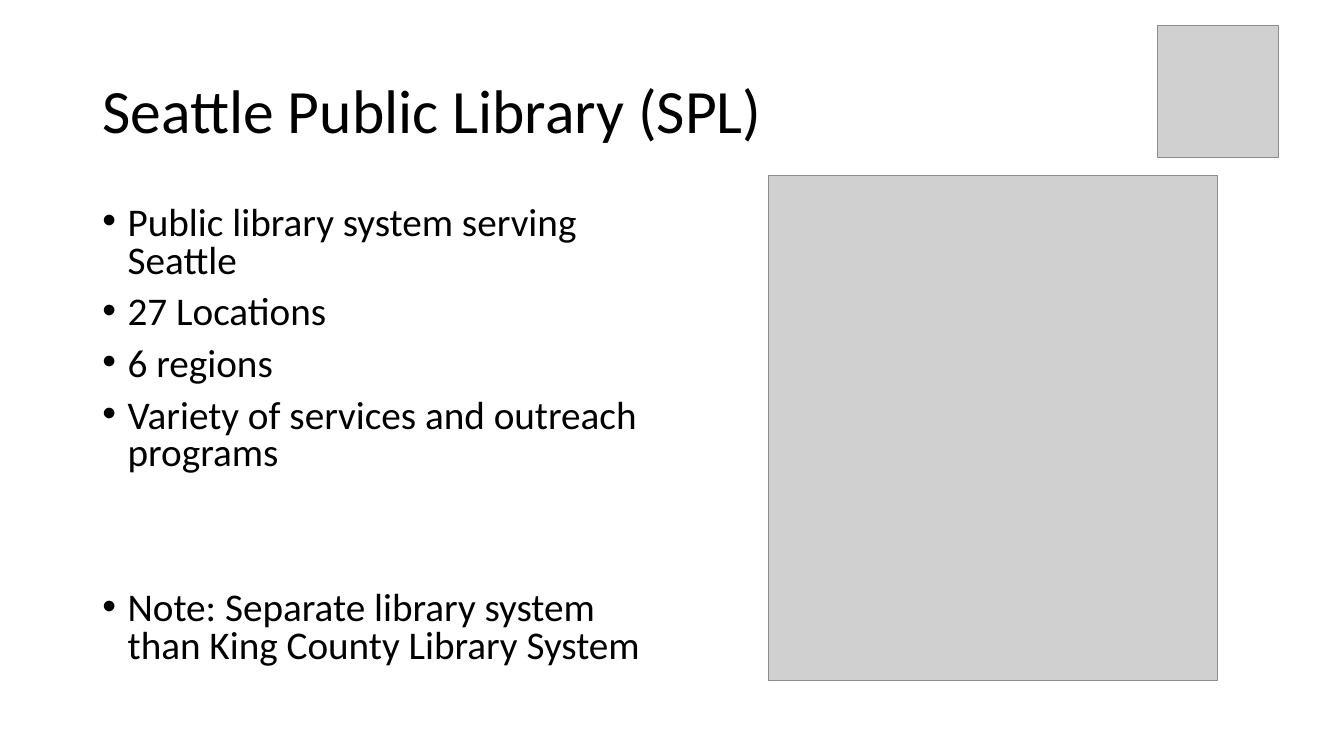
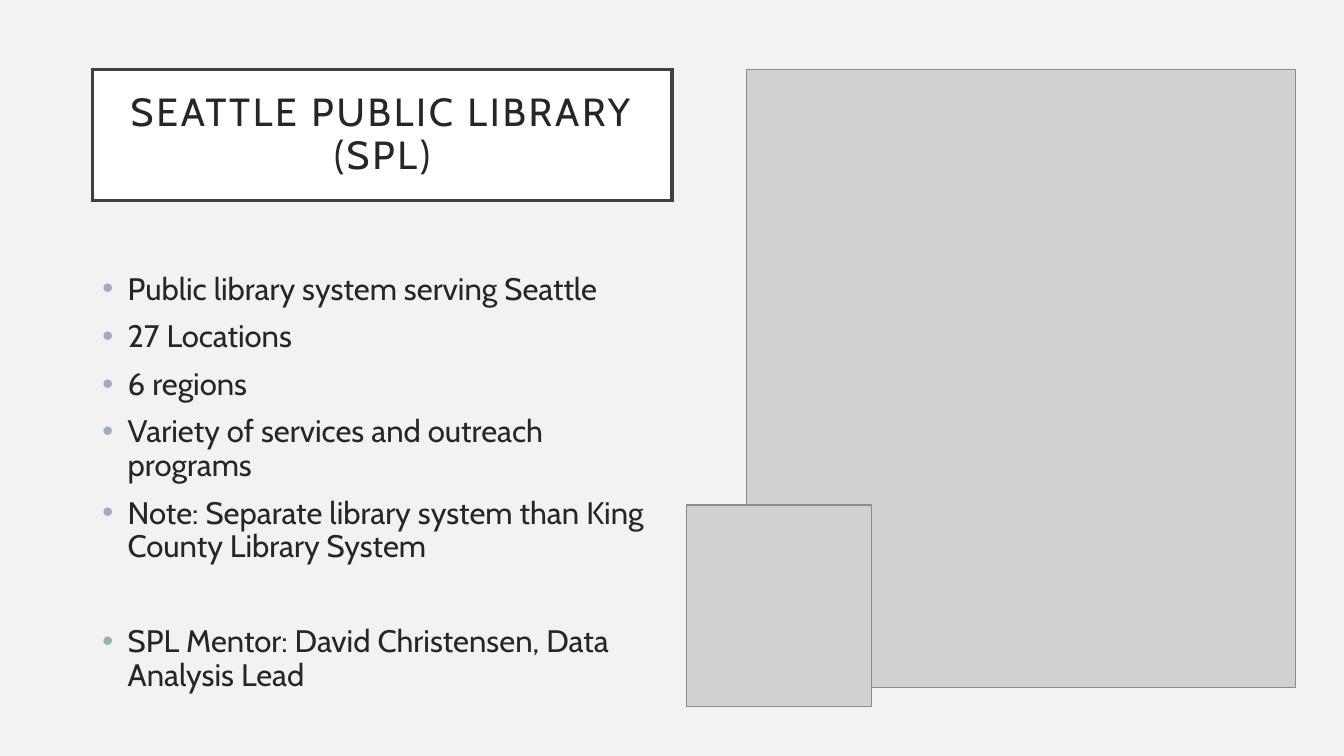
Before and after one commit to OpenDataLiteracy/SPL-KO, a slide deck: slide 2 of ODL_showcasepres.pptx. Drawn at 1344x756 pixels with LibreOffice and Linux fonts; fonts in the diff are those of the drawing; grey boxes stand for pictures. Boxes give left, top, right and bottom in pixels: in the first picture for what was removed or moved away, otherwise in the second. Text is boxed around its words. In the diff, an @@ line names an element or a change of style, - is before the commit and + after.

```diff
--- a/ODL_showcasepres.pptx
+++ b/ODL_showcasepres.pptx
@@ background #FFFFFF to #F2F2F2 @@
@@ title "SEATTLE PUBLIC LIBRARY (SPL)": place and size @@
-title "SEATTLE PUBLIC LIBRARY (SPL)" at [102,88,761,143]
+title "SEATTLE PUBLIC LIBRARY (SPL)" at [93,70,673,201]
@@ title "SEATTLE PUBLIC LIBRARY (SPL)" at [93,70,673,201]: fill none to #FFFFFF; outline none to #404040 2.5 pt @@
@@ picture: place and size @@
-picture at [769,175,1218,682]
+picture at [747,70,1297,688]
@@ title at [131,98,630,175]: text changed; size 44 to 28 pt; font Calibri to Cabin; text colour #000000 to #262626 @@
-Seattle Public Library (SPL)
+SEATTLE PUBLIC LIBRARY (SPL)
@@ text "Public library system serving Seattle": place and size @@
-text "Public library system serving Seattle" at [128,208,640,666]
+text "Public library system serving Seattle" at [128,276,643,693]
@@ text at [128,276,643,565]: size 28 to 22.2 pt, font Calibri to Cabin, text colour #000000 to #262626 in "Public library system serving Seattle", "27 Locations", "6 regions", "Variety of services and outreach programs" and 1 more places; line spacing 0.8 to 0.9 @@
@@ picture: place and size @@
-picture at [1157,25,1278,157]
+picture at [687,505,872,707]
@@ text at [128,628,608,693]: paragraph added @@
+• SPL Mentor: David Christensen, Data Analysis Lead
```
Also in this commit, not shown: 10 other slides changed, 4 slides added, 4 slides removed.
